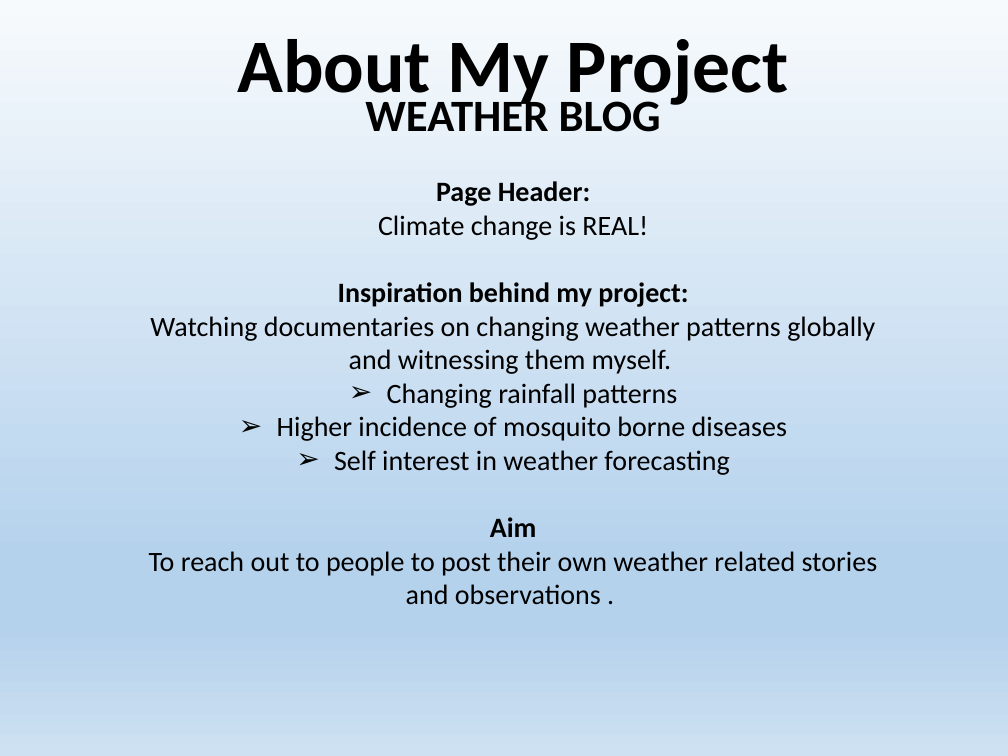
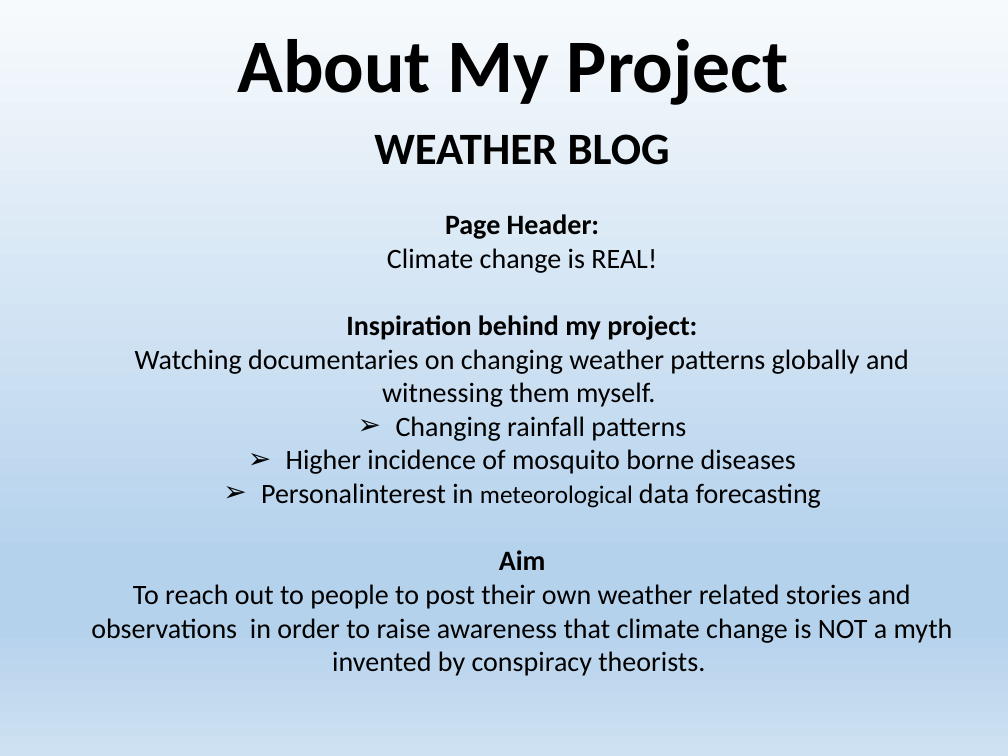
Before and after one commit to shamim1987/projectDeux, a slide deck: slide 2 of Project Deux.pptx. Drawn at 1008x756 pixels with LibreOffice and Linux fonts; fonts in the diff are those of the drawing. Boxes give left, top, right and bottom in pixels: in the first picture for what was removed or moved away, otherwise in the second. Text is boxed around its words. In the diff, an @@ line names an element or a change of style, - is before the commit and + after.

```diff
--- a/Project Deux.pptx
+++ b/Project Deux.pptx
@@ text "WEATHER BLOG": place and size @@
-text "WEATHER BLOG" at [149,93,878,605]
+text "WEATHER BLOG" at [91,134,953,676]
@@ text at [261,483,821,508]: text changed @@
-➢ Self interest in weather forecasting
+➢ Personalinterest in meteorological data forecasting
@@ text at [91,584,953,676]: text changed @@
-To reach out to people to post their own weather related stories and observations .
+To reach out to people to post their own weather related stories and observations in order to raise awareness that climate change is NOT a myth invented by conspiracy theorists.
```
Also in this commit, not shown: 8 other slides changed, 1 slide added, 5 other files.
